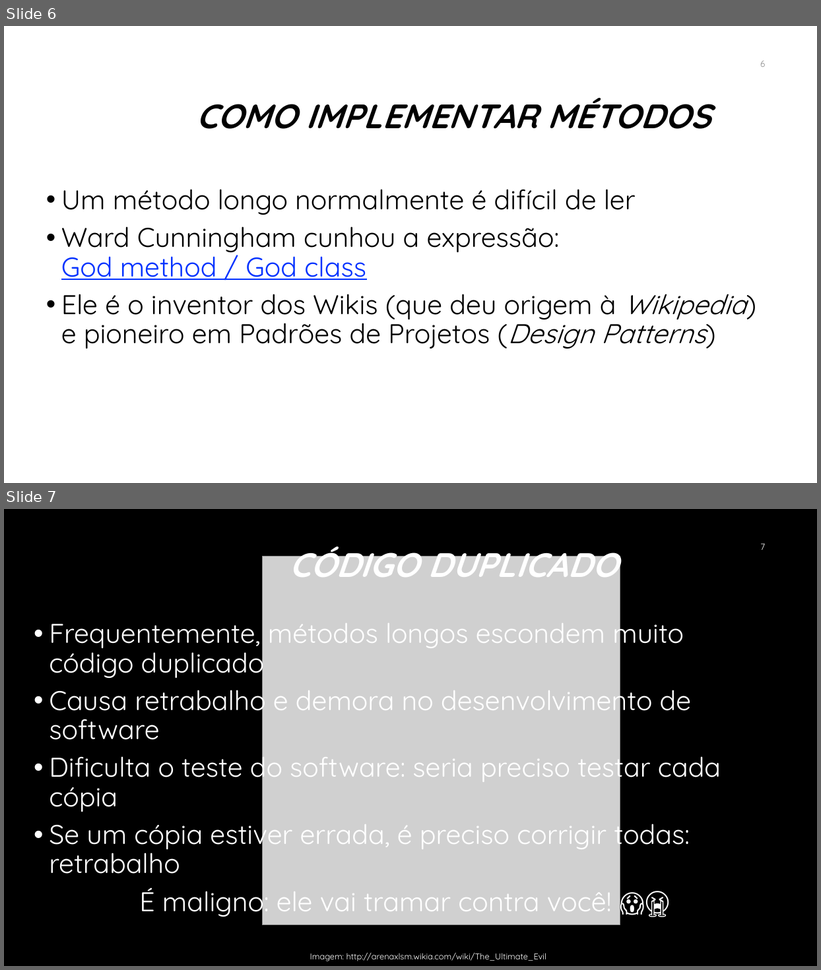
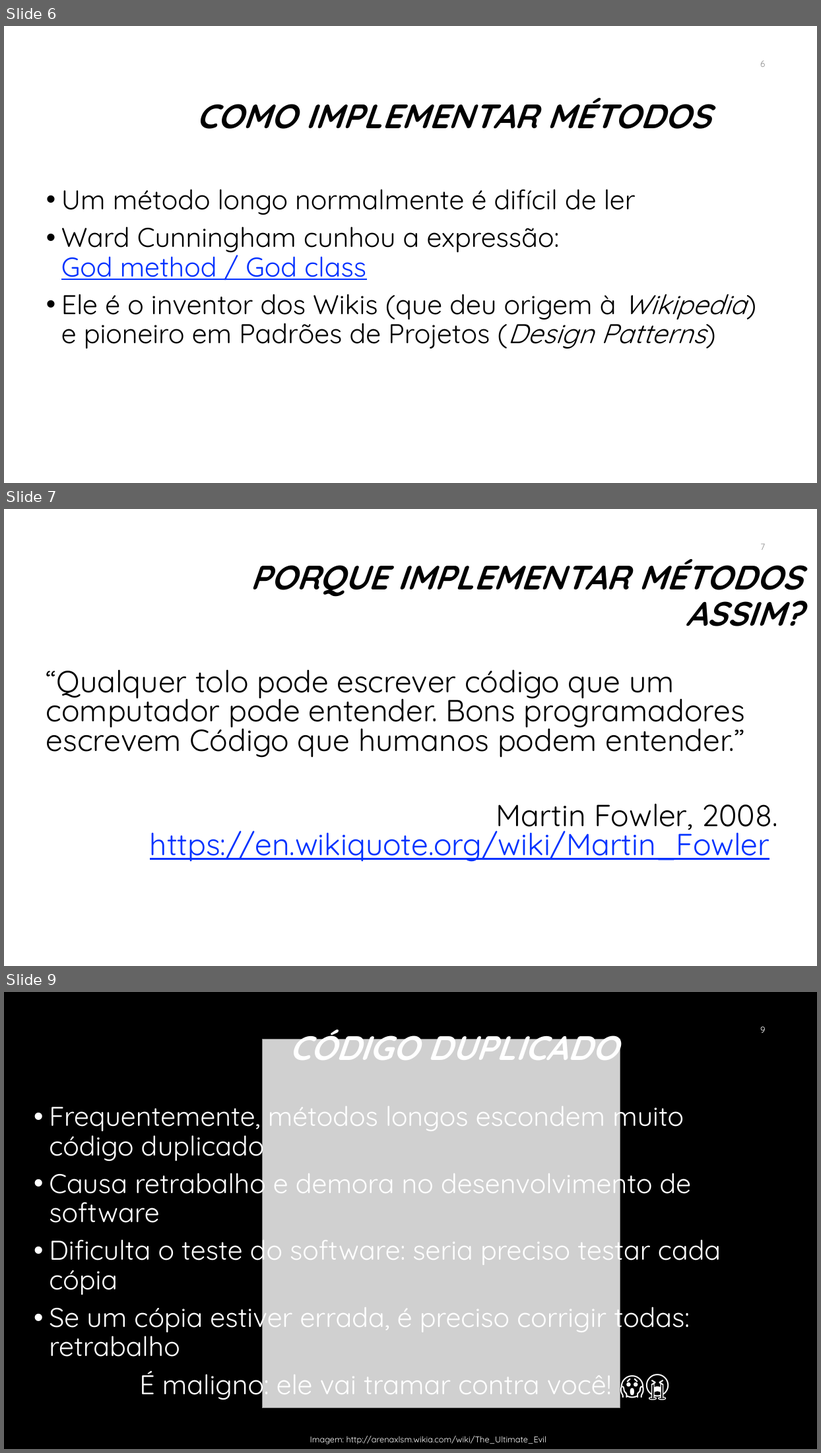
Before and after one commit to iftopalmas/testes-de-software, a slide deck: projects/01-introducao-tdd/tdd.pptx. Shown one above the other, each under a label of ours: slides 6 and 7 before the commit, slides 6, 7 and 9 after it; the slides between them are not shown. The pictures are 821x970 and 821x1453 pixels, drawn with LibreOffice and Linux fonts; fonts in the diff are those of the drawing; grey boxes stand for pictures; background and template pictures are left out. Boxes give left, top, right and bottom in pixels: in the first picture for what was removed or moved away, otherwise in the second. Text is boxed around its words. In the diff, an @@ line names an element or a change of style, - is before the commit and + after.

```diff
--- a/projects/01-introducao-tdd/tdd.pptx
+++ b/projects/01-introducao-tdd/tdd.pptx
@@ slide 7 added at <box>4,509,817,966</box>, background #FFFFFF @@
@@ page number added at <box>760,543,765,550</box>, 10.5 pt, text #8C8C8C @@
+7
@@ title added at <box>250,559,803,626</box>, 40 pt, text #000000, bold, italic @@
+PORQUE IMPLEMENTAR MÉTODOS ASSIM?
@@ text added at <box>46,670,778,862</box>, 36 pt, text #000000 @@
+“Qualquer tolo pode escrever código que um computador pode entender. Bons programadores escrevem Código que humanos podem entender.”
+Martin Fowler, 2008.
+https://en.wikiquote.org/wiki/Martin_Fowler
@@ what was slide 7 is now slide 9 @@
@@ page number at <box>760,1026,765,1033</box>: text changed @@
-7
+9
```
Also in this commit, not shown: 8 slides changed, 1 other slide added, 1 other file.
